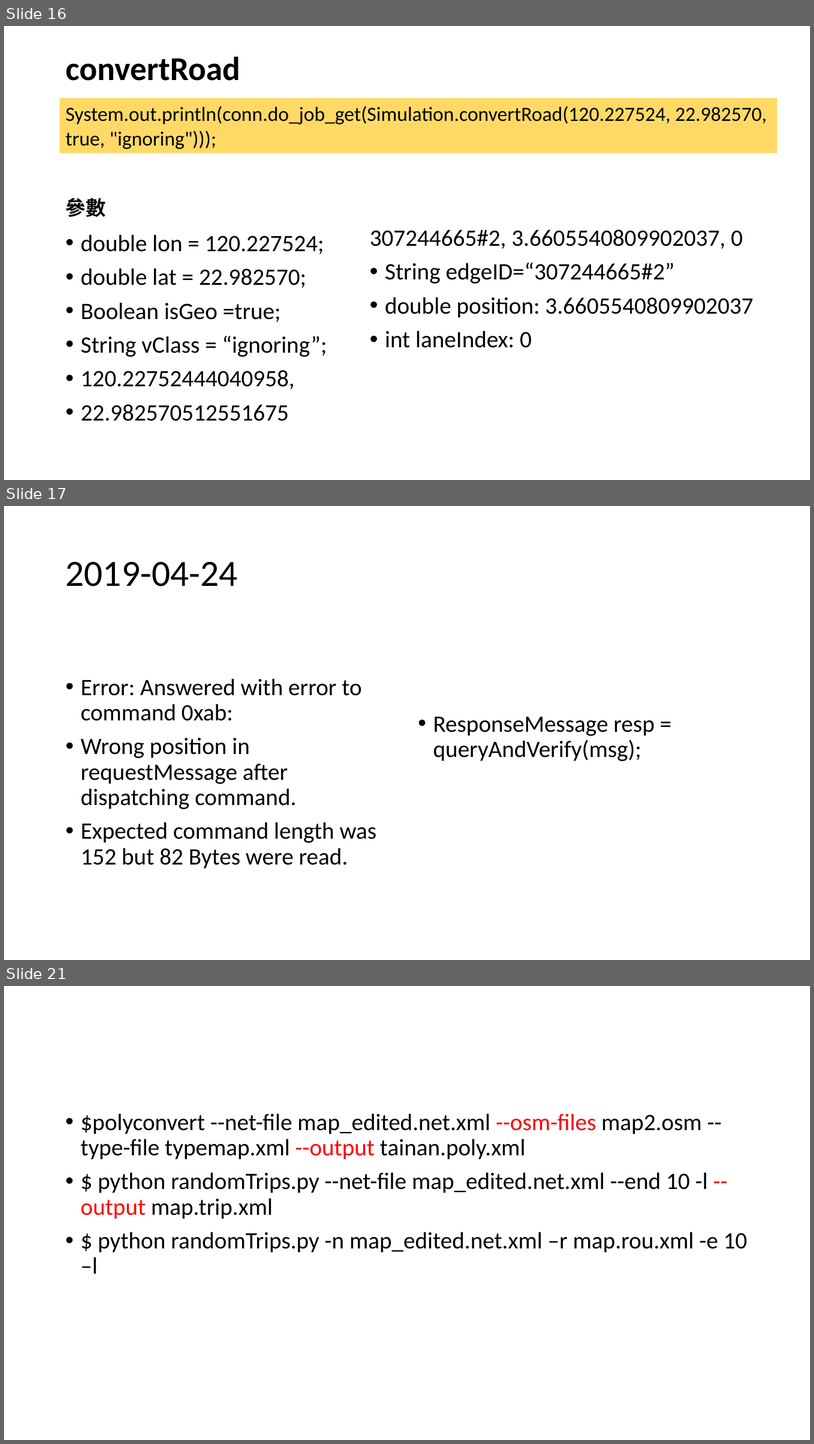
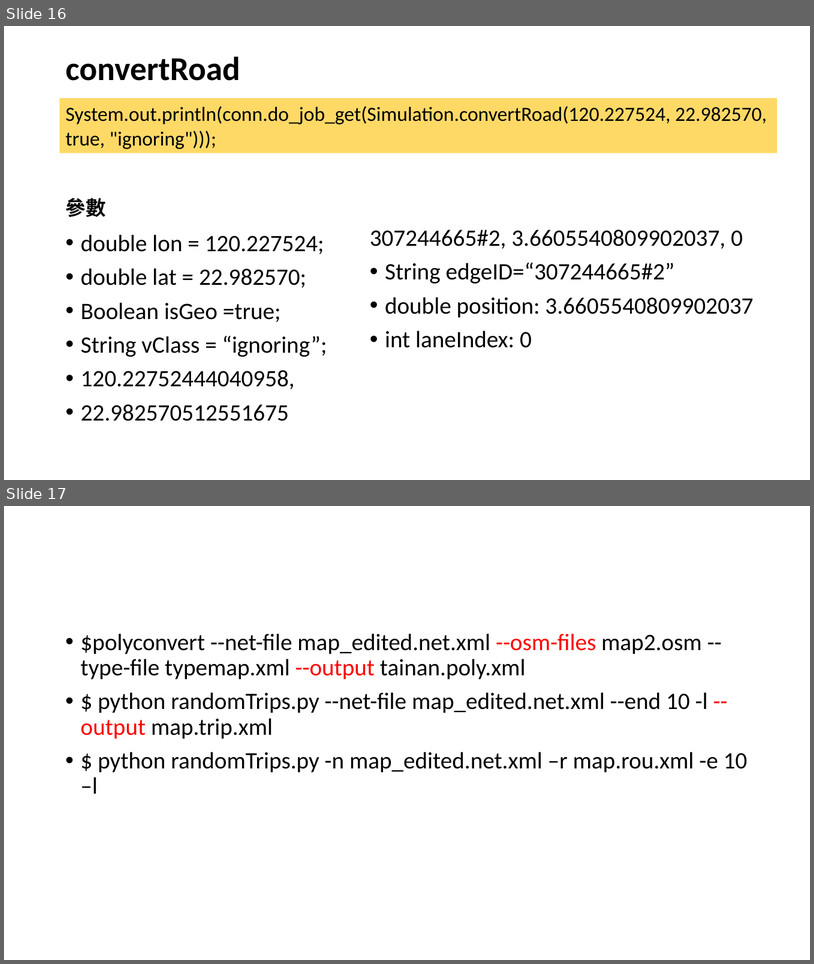
Before and after one commit to YenKang/Smart-Logistics-Plan, a slide deck: eclipse workspace/java_library/sumo_implementation recording.pptx. Shown one above the other, each under a label of ours: slides 16, 17 and 21 before the commit, slides 16 and 17 after it; the slides between them are not shown. The pictures are 814x1444 and 814x964 pixels, drawn with LibreOffice and Linux fonts; fonts in the diff are those of the drawing. Boxes give left, top, right and bottom in pixels: in the first picture for what was removed or moved away, otherwise in the second. Text is boxed around its words. In the diff, an @@ line names an element or a change of style, - is before the commit and + after.

```diff
--- a/eclipse workspace/java_library/sumo_implementation recording.pptx
+++ b/eclipse workspace/java_library/sumo_implementation recording.pptx
@@ slide 17 removed at (4, 506, 810, 960), background #FFFFFF @@
@@ title removed at (66, 562, 238, 586) @@
-2019-04-24
@@ text removed at (81, 678, 377, 868) @@
-• Error: Answered with error to command 0xab:
-• Wrong position in requestMessage after dispatching command.
-• Expected command length was 152 but 82 Bytes were read.
@@ text removed at (434, 717, 655, 761) @@
-• ResponseMessage resp = queryAndVerify(msg);
@@ what was slide 21 is now slide 17 @@
```
Also in this commit, not shown: 5 slides added, 3 other slides removed, 1 other file.
